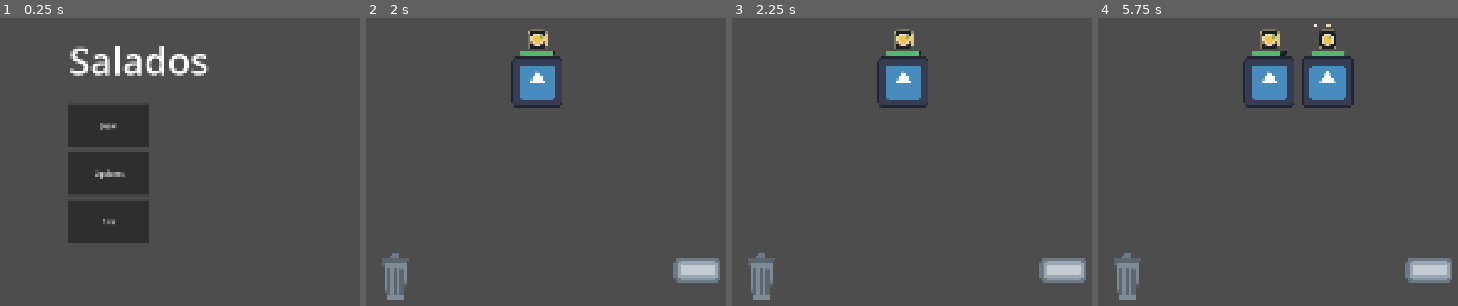
Above: before the commit, frames 1-4 (left to right).
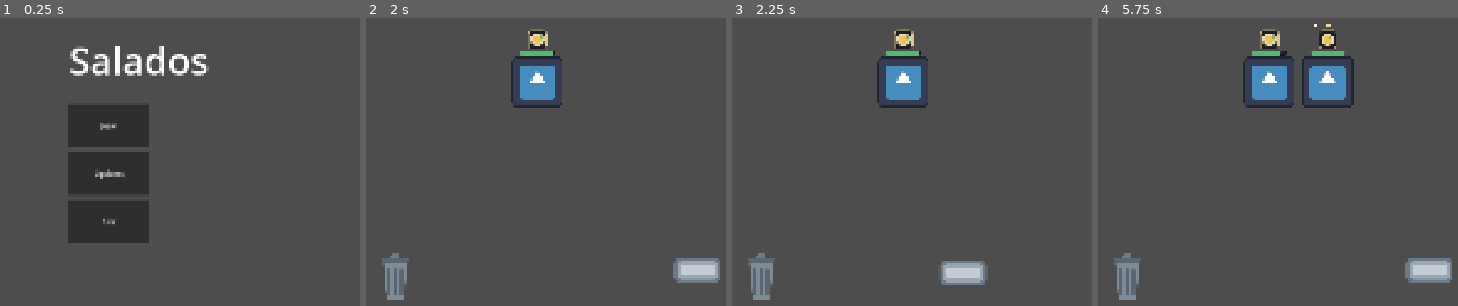
Above: after the commit, the same moments.

Repository: pancrasea/Salados
Game: Godot game, scene res://src/core/main/main.tscn
Two runs of this game, one before a commit and one after it. Both use one fixed random seed, a clock stepped at 60 frames per second and the inputs below. The engine's default icon, where the game draws it, is replaced by a stand-in: a white triangle on a blue panel in a dark square.
Inputs (mouse positions are in pixels of both pictures, inside the frame that each line leads up to):
- Up to frame 1 (0.25 s): no input
- Up to frame 2 (2 s): click "Jugar" at 0.5 s; tap Enter at 1.25 s; drag from (538, 81) to (394, 277) at 1.27 s
- Up to frame 3 (2.25 s): tap Space at 2 s; drag from (1063, 271) to (760, 277) at 2.02 s
- Up to frame 4 (5.75 s): move the mouse to (outside the picture) at 2.77 s; click (outside the picture) at 2.92 s; tap Enter at 3.5, 5 s; drag from (1404, 202) to (1270, 81) at 3.52 s; tap Space at 4.25 s; move the mouse to (outside the picture) at 4.27 s; click (outside the picture) at 4.42 s; drag from (1206, 49) to (outside the picture) at 5.02 s

Frames 1-2 are identical in both runs. In frame 3, 2.1% of the frame differs, in the area x 58-99%, y 83-93%; in frame 4, nothing differs.

Commit message:
small main fix

Diff:
--- /dev/null
+++ b/resources/items/naranja.tres
@@ -0,0 +1,11 @@
+[gd_resource type="Resource" script_class="ItemData" format=3 uid="uid://dcpdqjergkvg6"]
+
+[ext_resource type="Texture2D" uid="uid://b0upw2ceki5co" path="res://assets/sprites/items/limon.svg" id="1_bsw1t"]
+[ext_resource type="Script" uid="uid://3lbagxejrkv8" path="res://src/entities/item/item_data.gd" id="1_u200i"]
+
+[resource]
+script = ExtResource("1_u200i")
+name = "Naranja"
+icon = ExtResource("1_bsw1t")
+item_id = "naranja"
+metadata/_custom_type_script = "uid://3lbagxejrkv8"
--- a/src/core/main/main.tscn
+++ b/src/core/main/main.tscn
@@ -10,8 +10,9 @@
 anchor_bottom = 1.0
 grow_horizontal = 2
 grow_vertical = 2
+mouse_filter = 1
 script = ExtResource("1_6t2ow")
 
 [node name="SceneLayer" type="CanvasLayer" parent="." unique_id=1579182508]
 
-[node name="MouseInteraction" parent="." unique_id=2234567890 instance=ExtResource("2_mouse")]
+[node name="MouseInteraction" parent="." unique_id=-2060399406 instance=ExtResource("2_mouse")]
--- /dev/null
+++ b/src/entities/item/Orange.tscn
@@ -0,0 +1,19 @@
+[gd_scene format=3 uid="uid://cg21macgon3or"]
+
+[ext_resource type="Script" uid="uid://cmm0fyrae3rlv" path="res://src/entities/item/base_item.gd" id="1_4wuj8"]
+[ext_resource type="Texture2D" uid="uid://b0upw2ceki5co" path="res://assets/sprites/items/limon.svg" id="2_2hjgo"]
+
+[sub_resource type="RectangleShape2D" id="RectangleShape2D_obgp1"]
+size = Vector2(128, 128)
+
+[node name="Orange" type="Node2D" unique_id=1571478154]
+script = ExtResource("1_4wuj8")
+metadata/_custom_type_script = "uid://cmm0fyrae3rlv"
+
+[node name="Sprite2D" type="Sprite2D" parent="." unique_id=1090191267]
+texture = ExtResource("2_2hjgo")
+
+[node name="Area2D" type="Area2D" parent="." unique_id=529485053]
+
+[node name="CollisionShape2D" type="CollisionShape2D" parent="Area2D" unique_id=1140739731]
+shape = SubResource("RectangleShape2D_obgp1")
--- a/src/entities/station/BackStation.tscn
+++ b/src/entities/station/BackStation.tscn
@@ -1,12 +1,31 @@
 [gd_scene format=3 uid="uid://6h1tgsfrar2a"]
 
 [ext_resource type="Script" uid="uid://ceuw03dukq2ux" path="res://src/entities/station/back_station.gd" id="1_1k28f"]
-[ext_resource type="PackedScene" uid="uid://cprepj6on75a7" path="res://src/entities/item/base_item.tscn" id="2_vgtui"]
+[ext_resource type="PackedScene" uid="uid://bh067rwvbxrpr" path="res://src/entities/item/ingredients/spawner_ingredients.tscn" id="2_4cm5f"]
+[ext_resource type="Texture2D" uid="uid://qpypbfd4qa0k" path="res://assets/sprites/items/bandeja.svg" id="2_vgtui"]
+[ext_resource type="Resource" uid="uid://dcpdqjergkvg6" path="res://resources/items/naranja.tres" id="3_xm5kj"]
+[ext_resource type="PackedScene" uid="uid://cg21macgon3or" path="res://src/entities/item/Orange.tscn" id="4_4cm5f"]
+
+[sub_resource type="RectangleShape2D" id="RectangleShape2D_g4v7s"]
+size = Vector2(612.5, 434.5)
 
 [node name="BackStation" type="Node2D" unique_id=1333356077]
 script = ExtResource("1_1k28f")
 
-[node name="BaseItem" parent="." unique_id=1022750040 instance=ExtResource("2_vgtui")]
-position = Vector2(1644, 245)
+[node name="SpawnerIngredients" parent="." unique_id=173325988 instance=ExtResource("2_4cm5f")]
+position = Vector2(1757, 147)
+item_data = ExtResource("3_xm5kj")
 
 [node name="Area2D" type="Area2D" parent="." unique_id=1137227556]
+position = Vector2(1534, 658)
+
+[node name="CollisionShape2D" type="CollisionShape2D" parent="Area2D" unique_id=1731982074]
+shape = SubResource("RectangleShape2D_g4v7s")
+
+[node name="Sprite2D" type="Sprite2D" parent="Area2D/CollisionShape2D" unique_id=413346831]
+position = Vector2(-1.2499924, 2.750023)
+scale = Vector2(4.515625, 3.2890627)
+texture = ExtResource("2_vgtui")
+
+[node name="Orange" parent="." unique_id=1571478154 instance=ExtResource("4_4cm5f")]
+position = Vector2(462, 240)
--- /dev/null
+++ b/src/levels/Level.tscn
@@ -0,0 +1,6 @@
+[gd_scene format=3 uid="uid://c5a7ev5j6aomu"]
+
+[ext_resource type="Script" path="res://src/levels/level.gd" id="1_alkut"]
+
+[node name="Level" type="Node2D" unique_id=121156370]
+script = ExtResource("1_alkut")
--- /dev/null
+++ b/src/levels/TestingLevel.tscn
@@ -0,0 +1,9 @@
+[gd_scene format=3 uid="uid://qh6nxjxx8rkp"]
+
+[ext_resource type="Script" path="res://src/levels/testing_level.gd" id="1_3qs5v"]
+[ext_resource type="PackedScene" uid="uid://dl02jj5ury3y8" path="res://src/ui/mouse_interaction.tscn" id="1_k1u26"]
+
+[node name="TestingLevel" type="Node2D" unique_id=646770186]
+script = ExtResource("1_3qs5v")
+
+[node name="MouseInteraction" parent="." unique_id=1888662768 instance=ExtResource("1_k1u26")]
